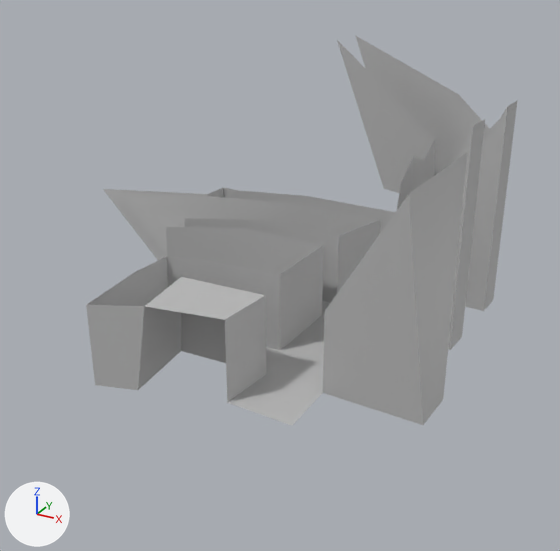
The FBX model Profundum/Assets/Levels/Challenge_01/Challengr_01.fbx: old version first, new version second.
The view is the same before and after, from a camera (50 mm lens) standing at (11.4, -25.3, 27.6) and looking at (-15.8, 24.1, 2.9). Arrows for +X, +Y and +Z are at lower left; the lights stay in place. Where no turn or scale is listed for an object, it has been applied to the vertices.

Names of what the first picture shows: 'Challenge_01_Geom'.
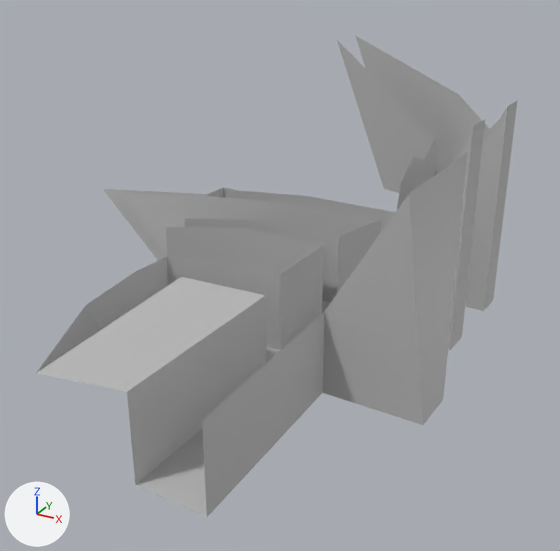
Commit message: extending bridge of challenge 01.

What differs and where, as boxes [x1, y1, x2, y2] in the pictures (560 x 551 px):
'Challenge_01_Geom', reshaped (12% wider, 24% taller)
    before: [86, 36, 518, 425]
    after: [36, 36, 518, 517]
part 1 of me_mesh, built on
    before: [86, 277, 322, 425]
    after: [36, 277, 325, 517]

Edits to the bpy script that builds the scene:
```text
Change me_mesh:
    where me_mesh.from_pydata(...)  # 110 vertices, 81 faces; spans x -37.8..-1.3, y 7.9..51.4, z 0.0..18.1
    used by ob_challenge_01_geom; location = (1.25, 0.04, 0.0)
    verts and faces of me_mesh; kept vertices keep their numbers, new ones are numbered from 110
    before: 0 (-13.3, 10.4, 0.0) at pixel (227, 402), 1 (-8.5, 10.1, 0.0) at pixel (292, 425), 4 (-8.5, 14.4, 0.0) at pixel (322, 392), 41 (-13.3, 10.4, 6.0) at pixel (224, 319), 43 (-8.5, 14.4, 6.0) at pixel (324, 311)
    before: 60 (-18.8, 9.5, 6.0) at pixel (144, 306), 79 (-8.5, 14.4, 3.0) at pixel (323, 353)
    me_mesh part 1
    add for i in [0, 1, 41, 60]: verts[i] += (0.0, -9.4, 0.0)
    add verts[110] = (-8.5, 0.7, 3.0)  # pixel (204, 470)
    add verts[111] = (-8.5, 0.7, 6.0)  # pixel (202, 420)
    add faces += [(1, 110, 79, 4), (43, 79, 110, 111)]
```
